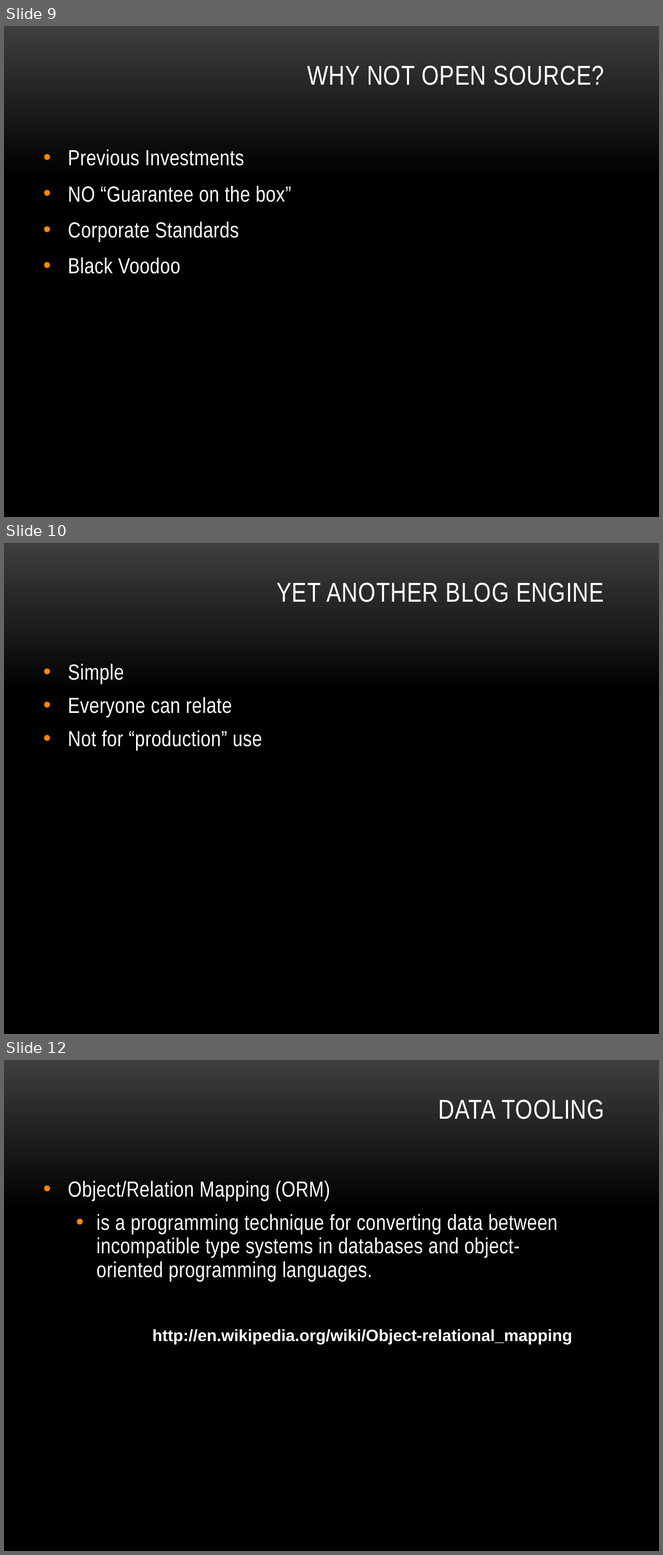
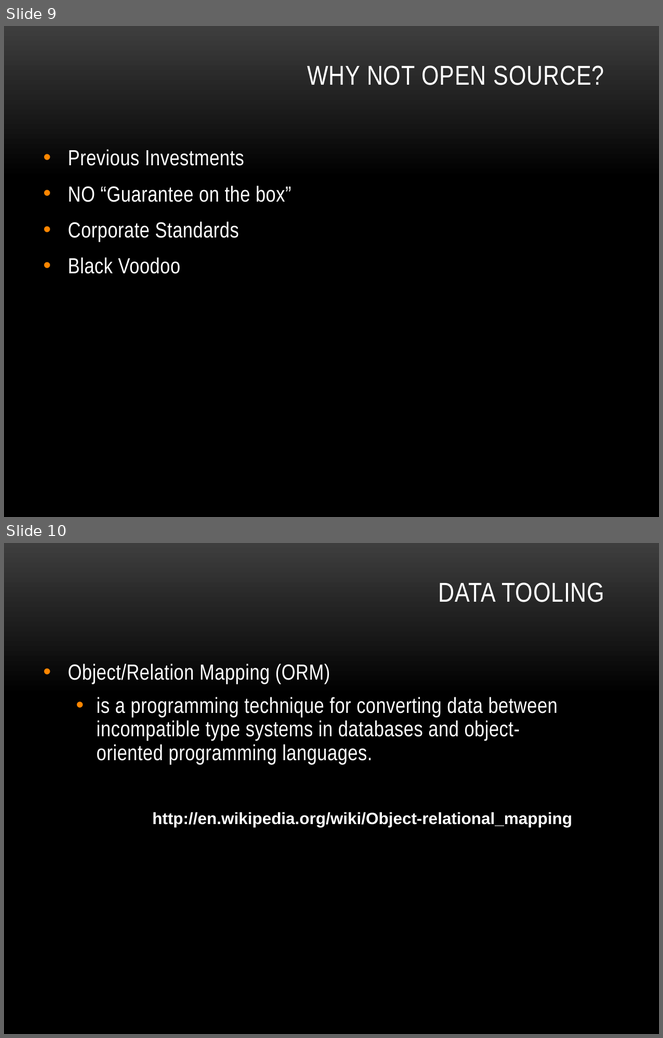
Before and after one commit to lozanotek/opensource, a slide deck: slides/open_source.pptx. Shown one above the other, each under a label of ours: slides 9, 10 and 12 before the commit, slides 9 and 10 after it; the slides between them are not shown. The pictures are 663x1555 and 663x1038 pixels, drawn with LibreOffice and Linux fonts; fonts in the diff are those of the drawing. Boxes give left, top, right and bottom in pixels: in the first picture for what was removed or moved away, otherwise in the second. Text is boxed around its words. In the diff, an @@ line names an element or a change of style, - is before the commit and + after.

```diff
--- a/slides/open_source.pptx
+++ b/slides/open_source.pptx
@@ slide 10 removed at (4,543,659,1034), background gradient #3F3F3F to #000000 @@
@@ title removed at (276,583,604,602) @@
-YET ANOTHER BLOG ENGINE
@@ text removed at (68,664,262,751) @@
-• Simple
-• Everyone can relate
-• Not for “production” use
@@ what was slide 12 is now slide 10 @@
```
Also in this commit, not shown: 4 slides changed, 1 other slide removed, 1 other file.
